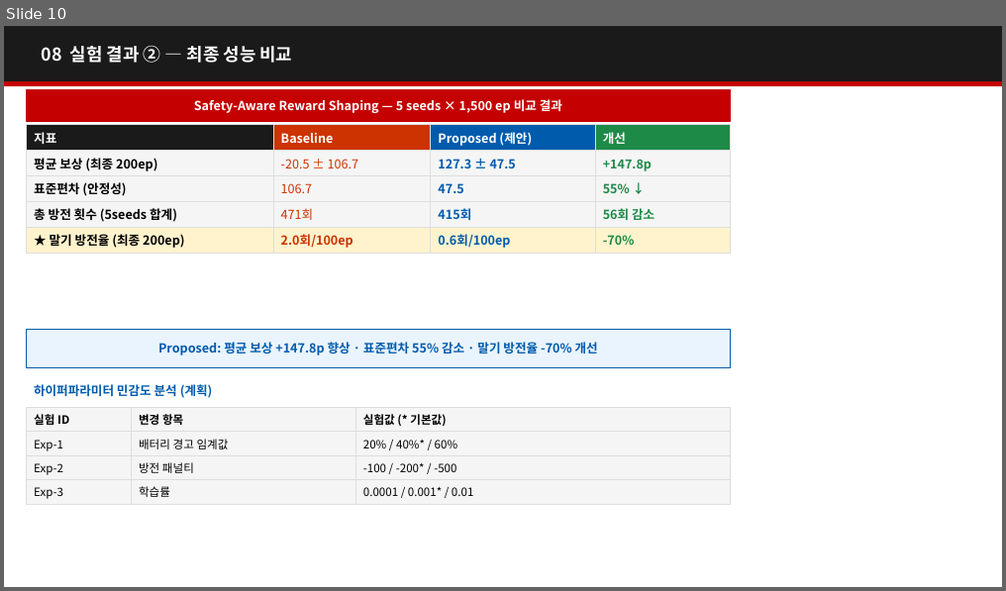
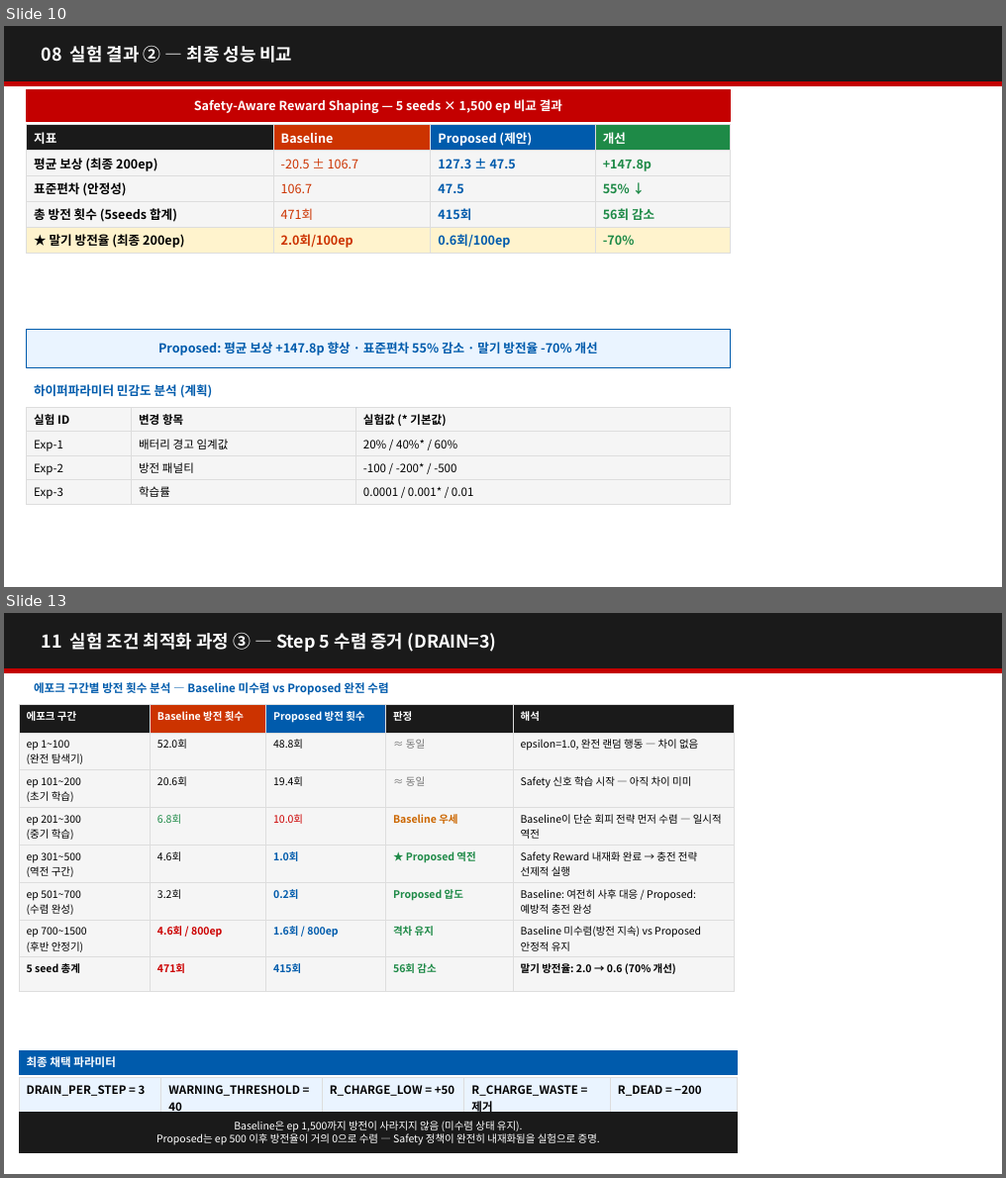
Before and after one commit to brennix586/RL_AGV, a slide deck: results/AGV_Report.pptx. Shown one above the other, each under a label of ours: slide 10 before the commit, slides 10 and 13 after it; the slides between them are not shown. The pictures are 1006x591 and 1006x1178 pixels, drawn with LibreOffice and Linux fonts; fonts in the diff are those of the drawing. Boxes give left, top, right and bottom in pixels: in the first picture for what was removed or moved away, otherwise in the second. Text is boxed around its words. In the diff, an @@ line names an element or a change of style, - is before the commit and + after.

```diff
--- a/results/AGV_Report.pptx
+++ b/results/AGV_Report.pptx
@@ slide 13 added at <box>4,613,1002,1174</box>, background #FFFFFF @@
@@ rectangle added at <box>4,613,1002,669</box>, fill #1A1A1A, outline #1A1A1A 1 pt @@
@@ text added at <box>42,633,497,652</box>, 17 pt, text #FFFFFF, bold @@
+11 실험 조건 최적화 과정 ③ — Step 5 수렴 증거 (DRAIN=3)
@@ rectangle added at <box>4,669,1002,672</box>, fill #C40000, outline #C40000 1 pt @@
@@ text added at <box>34,682,388,695</box>, 11 pt, text #005BAC, bold @@
+에포크 구간별 방전 횟수 분석 — Baseline 미수렴 vs Proposed 완전 수렴
@@ table added at <box>19,704,734,978</box>, 8 rows, 5 columns @@
+에포크 구간 | Baseline 방전 횟수 | Proposed 방전 횟수 | 판정 | 해석
+ep 1~100 / (완전 탐색기) | 52.0회 | 48.8회 | ≈ 동일 | epsilon=1.0, 완전 랜덤 행동 — 차이 없음
+ep 101~200 / (초기 학습) | 20.6회 | 19.4회 | ≈ 동일 | Safety 신호 학습 시작 — 아직 차이 미미
+ep 201~300 / (중기 학습) | 6.8회 | 10.0회 | Baseline 우세 | Baseline이 단순 회피 전략 먼저 수렴 — 일시적 역전
+ep 301~500 / (역전 구간) | 4.6회 | 1.0회 | ★ Proposed 역전 | Safety Reward 내재화 완료 → 충전 전략 선제적 실행
+ep 501~700 / (수렴 완성) | 3.2회 | 0.2회 | Proposed 압도 | Baseline: 여전히 사후 대응 / Proposed: 예방적 충전 완성
+ep 700~1500 / (후반 안정기) | 4.6회 / 800ep | 1.6회 / 800ep | 격차 유지 | Baseline 미수렴(방전 지속) vs Proposed 안정적 유지
+5 seed 총계 | 471회 | 415회 | 56회 감소 | 말기 방전율: 2.0 → 0.6 (70% 개선)
@@ rectangle added at <box>19,1051,738,1075</box>, fill #005BAC, outline #005BAC 1 pt @@
@@ text added at <box>27,1057,116,1067</box>, 11 pt, text #FFFFFF, bold @@
+최종 채택 파라미터
@@ table added at <box>19,1078,738,1153</box>, 1 rows, 5 columns @@
+DRAIN_PER_STEP = 3 | WARNING_THRESHOLD = 40 | R_CHARGE_LOW = +50 | R_CHARGE_WASTE = 제거 | R_DEAD = −200
@@ rectangle added at <box>19,1112,738,1154</box>, fill #1A1A1A, outline #1A1A1A 1 pt @@
@@ text added at <box>156,1121,600,1146</box>, 10 pt, text #FFFFFF @@
+Baseline은 ep 1,500까지 방전이 사라지지 않음 (미수렴 상태 유지).
+Proposed는 ep 500 이후 방전율이 거의 0으로 수렴 — Safety 정책이 완전히 내재화됨을 실험으로 증명.
```
Also in this commit, not shown: 6 slides changed, 1 other slide added, 1 other file.
